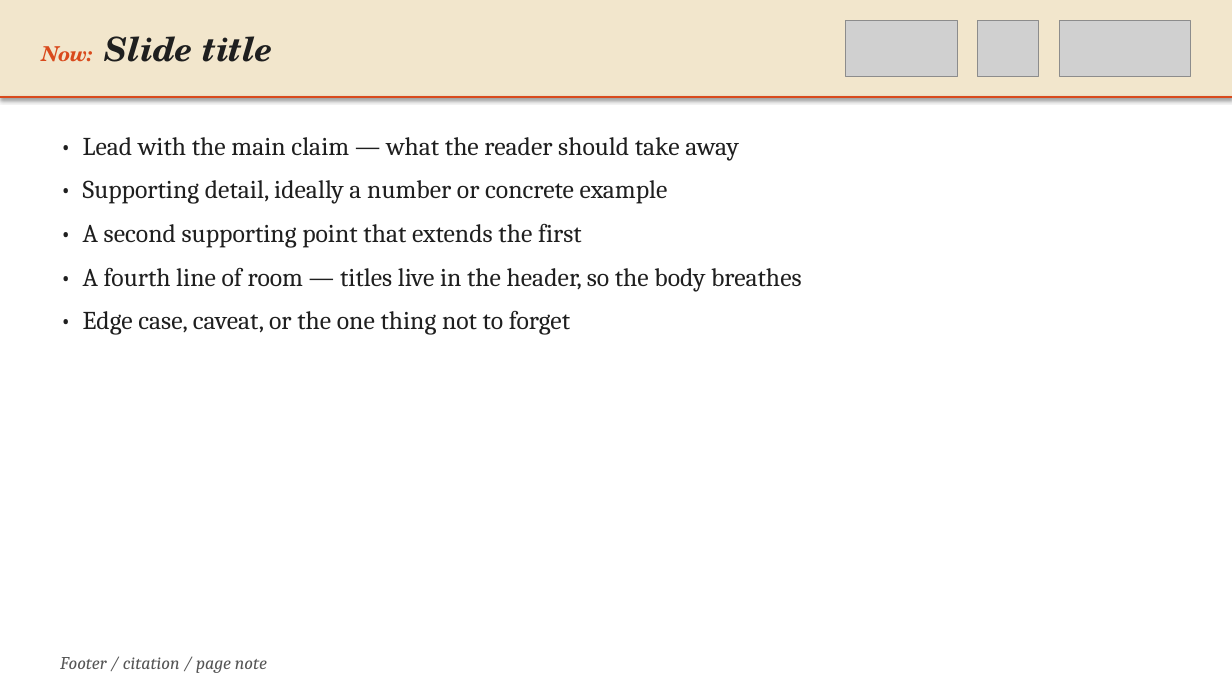
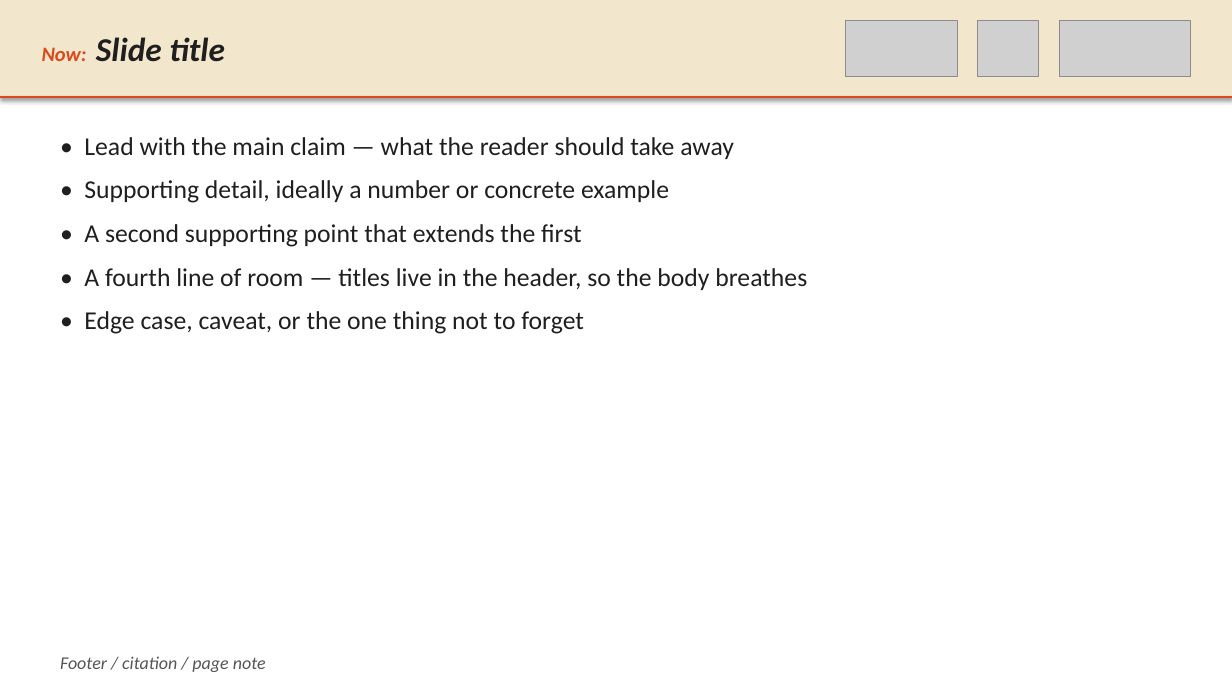
Before and after one commit to preordinary/KCLNLP_SlidesTemplate, a slide deck: slide 3 of templates/tree_yellow_texture/KCLNLP_TreeYellow.pptx. Drawn at 1232x693 pixels with LibreOffice and Linux fonts; fonts in the diff are those of the drawing; grey boxes stand for pictures. Boxes give left, top, right and bottom in pixels: in the first picture for what was removed or moved away, otherwise in the second. Text is boxed around its words. In the diff, an @@ line names an element or a change of style, - is before the commit and + after.

```diff
--- a/templates/tree_yellow_texture/KCLNLP_TreeYellow.pptx
+++ b/templates/tree_yellow_texture/KCLNLP_TreeYellow.pptx
@@ text "Now: Slide title" at [42,37,225,62]: font TeX Gyre Schola to Calibri @@
@@ text "• Lead with the main ..." at [84,137,807,334]: font Cambria to Calibri @@
@@ text "Footer / citation / page ..." at [60,656,266,672]: font Cambria to Calibri @@
```
Also in this commit, not shown: 4 other slides changed, 2 other files.
